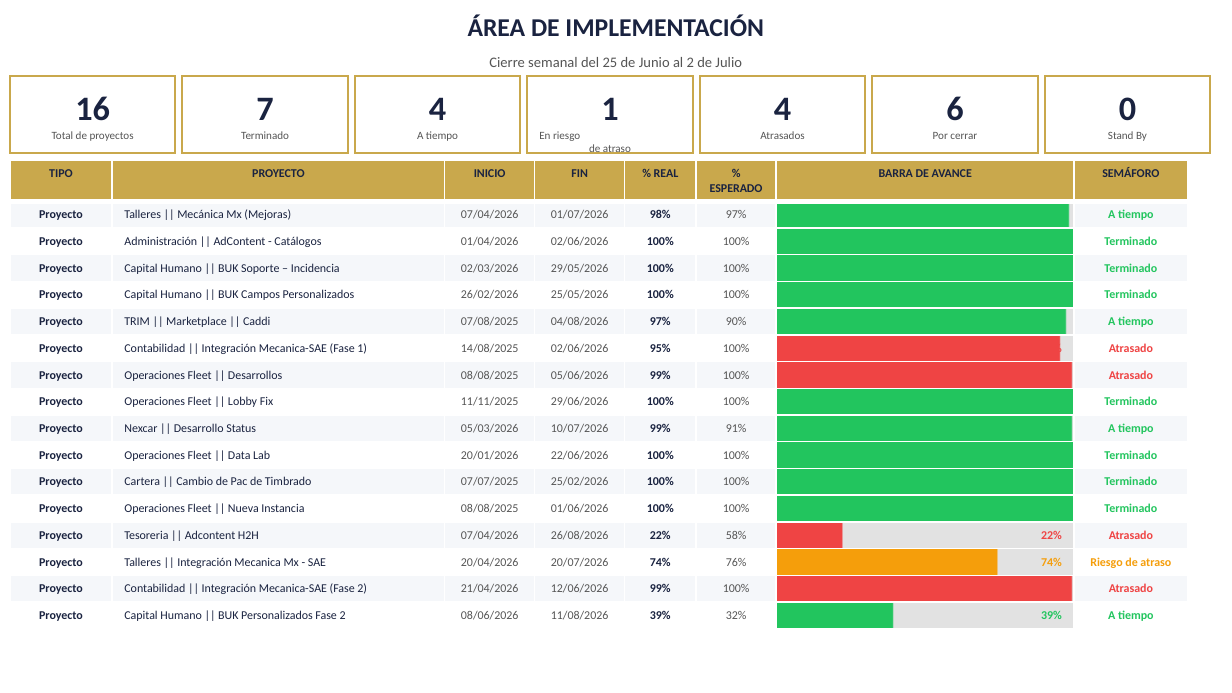
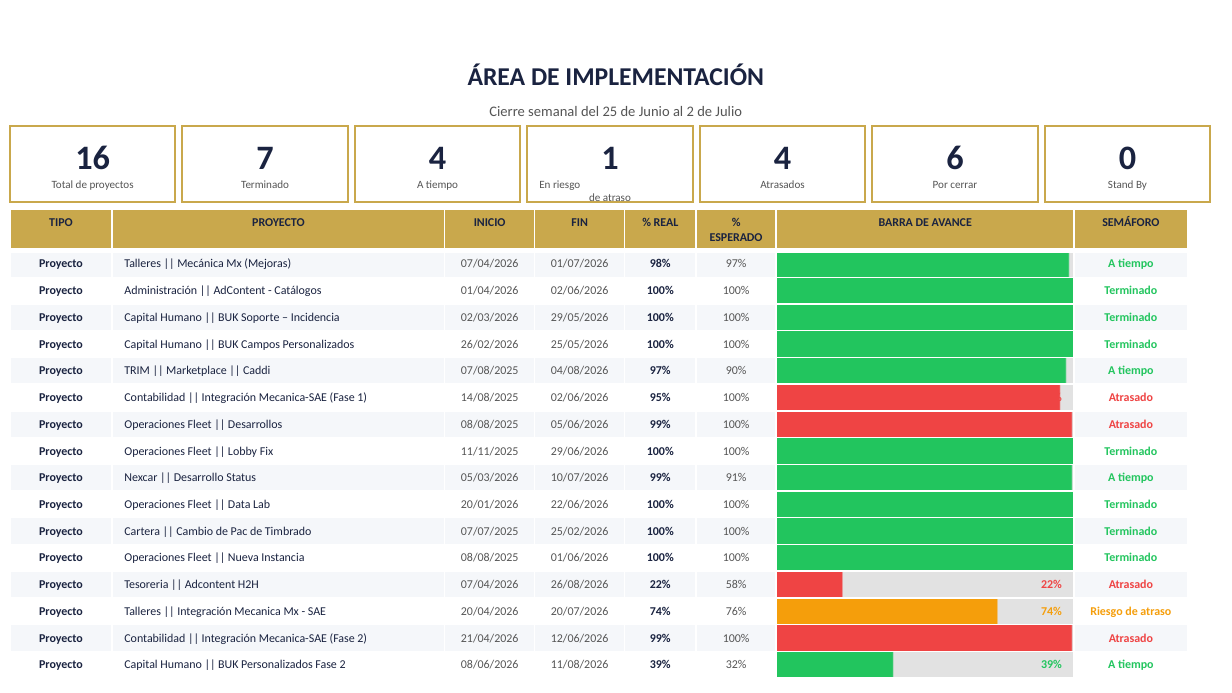
Before and after one commit to DTI-Dashboard/Proyectos, a slide deck: slide 2 of cierre_base.pptx. Drawn at 1232x693 pixels with LibreOffice and Linux fonts; fonts in the diff are those of the drawing; background and template pictures are left out. Boxes give left, top, right and bottom in pixels: in the first picture for what was removed or moved away, otherwise in the second. Text is boxed around its words. In the diff, an @@ line names an element or a change of style, - is before the commit and + after.

Commit message:
cierre_base: fecha derecha slide1 + contenido bajo slide2 para mostrar logo

```diff
--- a/cierre_base.pptx
+++ b/cierre_base.pptx
@@ 16 texts, 7 rectangles, 1 table: place and size @@
-16 texts, 7 rectangles, 1 table at [10, 15, 1210, 625]
+16 texts, 7 rectangles, 1 table at [10, 64, 1210, 674]
```
Also in this commit, not shown: 1 other slide changed.
